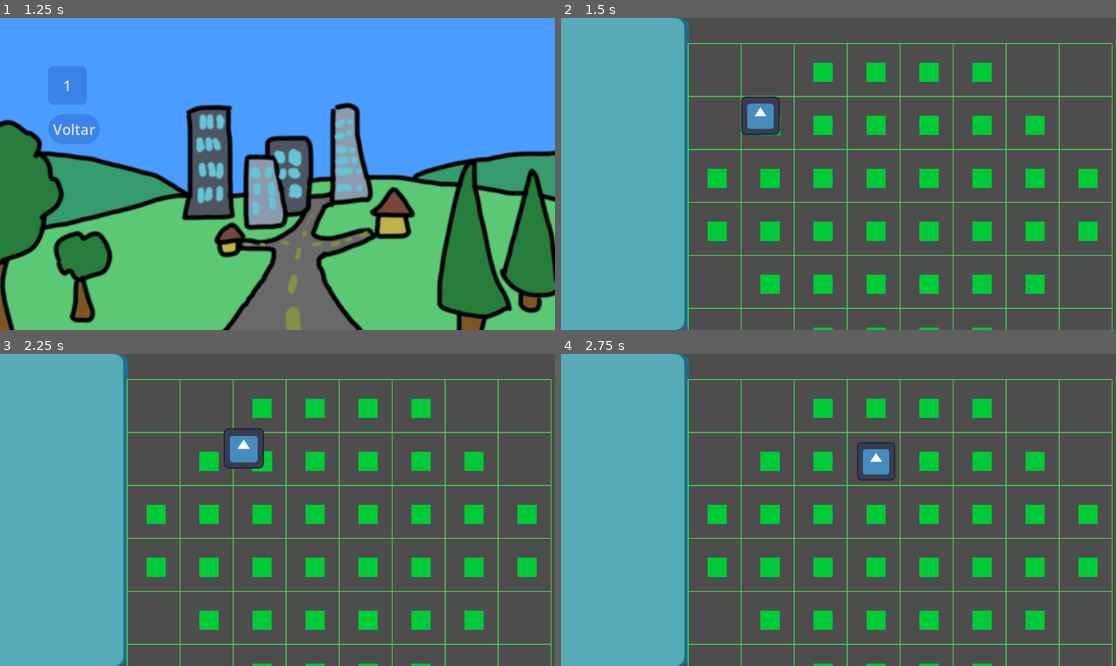
Above: before the commit, frames 1-4 (two rows, left to right).
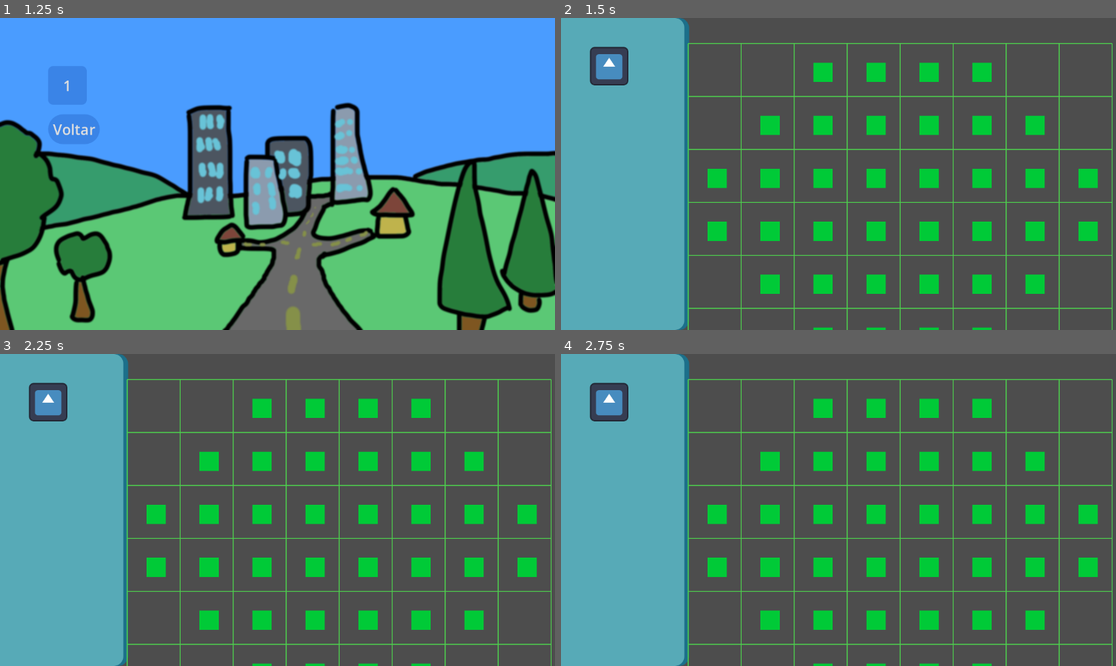
Above: after the commit, the same moments.

Repository: Thales3006/urban-flow
Game: Godot game, scene res://scenes/main_menu.tscn
The game is run twice, just before and just after one commit, with the same random seed, the same clock (stepped at 60 frames per second) and the same inputs. The engine's default icon, where the game draws it, is replaced by a stand-in: a white triangle on a blue panel in a dark square.
Inputs (mouse positions are in pixels of both pictures, inside the frame that each line leads up to):
- Up to frame 1 (1.25 s): click (277, 161) at 0.5 s
- Up to frame 2 (1.5 s): click "1" at 1.25 s
- Up to frame 3 (2.25 s): tap Enter at 2 s; drag from (199, 450) to (333, 441) at 2.02 s
- Up to frame 4 (2.75 s): no input

Frame 1 is identical in both runs. In frame 2, 1.5% of the frame differs, in the area x 5-40%, y 9-38%; in frame 3, 1.5%, in the area x 5-50%, y 9-38%; in frame 4, 1.4%.

Commit message:
fix: fixed building wrong location

Diff:
--- a/global.gd
+++ b/global.gd
@@ -1,4 +1,11 @@
 extends Node
 
+const resource_path: String = "res://resources/"
+const levels_path: String = "res://resources/levels/"
+const main_menu_scene_path: String = "res://scenes/main_menu.tscn"
+const level_selector_scene_path: String = "res://scenes/level_scene.tscn"
+const level_scene_path: String = "res://scenes/level_scene/level.tscn"
+
 var current_level_path: String
+var level: LevelData
 var is_dragging: bool = false
--- a/resources/levels/level1.tres
+++ b/resources/levels/level1.tres
@@ -1,6 +1,6 @@
 [gd_resource type="Resource" script_class="LevelData" load_steps=2 format=3 uid="uid://fpq5cb6n8grw"]
 
-[ext_resource type="Script" uid="uid://b2di8yjhlf3sq" path="res://scenes/scripts/level_data.gd" id="1_a2b3c"]
+[ext_resource type="Script" uid="uid://b2di8yjhlf3sq" path="res://scenes/level_data.gd" id="1_a2b3c"]
 
 [resource]
 script = ExtResource("1_a2b3c")
--- a/scenes/scripts/level_menu.gd
+++ b/scenes/level_menu.gd
@@ -10,7 +10,7 @@
 
 	for file_name in dir.get_files():
 		if file_name.ends_with(".tres"):
-			var level_data: LevelData = load("res://resources/levels/" + file_name)
+			var level_data: LevelData = load(global.levels_path + file_name)
 
 			var button := Button.new()
 			button.text = level_data.level_name if level_data else file_name.get_basename()
@@ -20,8 +20,13 @@
 			grid.add_child(button)
 
 func _on_level_selected(file_name: String):
-	global.current_level_path = "res://resources/levels/" + file_name
-	get_tree().change_scene_to_file("res://scenes/level.tscn")
+	global.current_level_path = global.levels_path + file_name
+	global.level = null
+	global.level = load(global.current_level_path) as LevelData
+	if not global.level:
+		push_error("Failed to load level: " + global.current_level_path)
+		return
+	get_tree().change_scene_to_file(global.level_scene_path)
 
 func _on_button_pressed() -> void:
-	get_tree().change_scene_to_file("res://scenes/main_menu.tscn")
+	get_tree().change_scene_to_file(global.main_menu_scene_path)
--- a/scenes/level_menu.tscn
+++ b/scenes/level_menu.tscn
@@ -1,6 +1,6 @@
 [gd_scene load_steps=8 format=3 uid="uid://b3w5uxwdno12l"]
 
-[ext_resource type="Script" uid="uid://dm20d5dlamab4" path="res://scenes/scripts/level_menu.gd" id="1_g3bd0"]
+[ext_resource type="Script" uid="uid://dm20d5dlamab4" path="res://scenes/level_menu.gd" id="1_g3bd0"]
 [ext_resource type="Theme" uid="uid://cnkxw3hufjeor" path="res://styles/ui_theme.tres" id="1_pssaq"]
 [ext_resource type="Texture2D" uid="uid://7204v5bw8psn" path="res://resources/background.png" id="2_krrsl"]
 [ext_resource type="StyleBox" uid="uid://ddrw3s1md0lmm" path="res://styles/button_level.tres" id="4_7obll"]
--- a/scenes/building.gd
+++ b/scenes/level_scene/building.gd
@@ -1,7 +1,7 @@
 extends Node2D
 class_name Building
 
-const building = preload("res://scenes/building.tscn")
+const building = preload("res://scenes/level_scene/building.tscn")
 
 var mouse_in: bool = false
 var dragging: bool = false
@@ -10,7 +10,7 @@
 
 static func create(pos: Vector2) -> Building:
 	var new_building: Building = building.instantiate()
-	new_building.global_position = pos
+	new_building.position = pos
 	new_building.initialPos = pos
 	return new_building
 
@@ -32,16 +32,10 @@
 		elif not event.pressed and dragging:
 			dragging = false
 			global.is_dragging = false
-			print("MINHA POS: ")
-			print(self.global_position)
 
 			var tween = get_tree().create_tween()
-
 			var closest_cell = get_closest_overlapping_cell()
-			print(closest_cell)
 			if closest_cell:
-				print("TARGET CELL: ")
-				print(self.global_position)
 				tween.tween_property(self, "global_position", closest_cell.global_position, 0.2).set_ease(Tween.EASE_OUT)
 			else:
 				tween.tween_property(self, "global_position", initialPos, 0.2).set_ease(Tween.EASE_OUT)
@@ -65,17 +59,17 @@
 	return closest_cell
 
 func _on_area_2d_body_entered(body) -> void:
-	body.scale = Vector2(1.05,1.05)
+	get_tree().create_tween().tween_property(body, "scale", Vector2(1.05,1.1), 0.2).set_ease(Tween.EASE_OUT)
 
 func _on_area_2d_body_exited(body) -> void:
-	body.scale = Vector2(1.0,1.0)
+	get_tree().create_tween().tween_property(body, "scale", Vector2(1,1), 0.2).set_ease(Tween.EASE_OUT)
 
 func _on_area_2d_mouse_entered() -> void:
 	if not global.is_dragging:
 		mouse_in = true
-		scale = Vector2(1.05,1.05)
+		get_tree().create_tween().tween_property(self, "scale", Vector2(1.05,1.05), 0.05).set_ease(Tween.EASE_OUT)
 
 func _on_area_2d_mouse_exited() -> void:
 	if not global.is_dragging:
 		mouse_in = false
-		scale = Vector2(1,1)
+		get_tree().create_tween().tween_property(self, "scale", Vector2(1,1), 0.05).set_ease(Tween.EASE_OUT)
--- a/scenes/building.tscn
+++ b/scenes/level_scene/building.tscn
@@ -1,17 +1,17 @@
 [gd_scene load_steps=4 format=3 uid="uid://beqaxe1jj2r4m"]
 
-[ext_resource type="Texture2D" uid="uid://dd6tqsywkpi5w" path="res://resources/icons/icon.svg" id="1_n8bkc"]
-[ext_resource type="Script" uid="uid://b6gc8q1a2dt1l" path="res://scenes/building.gd" id="1_uvy8r"]
+[ext_resource type="Script" uid="uid://b6gc8q1a2dt1l" path="res://scenes/level_scene/building.gd" id="1_rc8dk"]
+[ext_resource type="Texture2D" uid="uid://dd6tqsywkpi5w" path="res://resources/icons/icon.svg" id="2_2jaqi"]
 
 [sub_resource type="RectangleShape2D" id="RectangleShape2D_uvy8r"]
 size = Vector2(123, 120.5)
 
 [node name="Building" type="Node2D"]
-script = ExtResource("1_uvy8r")
+script = ExtResource("1_rc8dk")
 
 [node name="Sprite2D" type="Sprite2D" parent="."]
 scale = Vector2(0.6238607, 0.6227105)
-texture = ExtResource("1_n8bkc")
+texture = ExtResource("2_2jaqi")
 
 [node name="Area2D" type="Area2D" parent="."]
 
--- a/scenes/cell.gd
+++ b/scenes/level_scene/cell.gd
@@ -1,7 +1,7 @@
 extends StaticBody2D
 class_name Cell
 
-const cell = preload("res://scenes/cell.tscn")
+const cell = preload("res://scenes/level_scene/cell.tscn")
 
 func _ready() -> void:
 	pass
--- a/scenes/cell.tscn
+++ b/scenes/level_scene/cell.tscn
@@ -1,12 +1,12 @@
 [gd_scene load_steps=3 format=3 uid="uid://brfm4g7iqxnge"]
 
-[ext_resource type="Script" uid="uid://c0v0cis5d448r" path="res://scenes/cell.gd" id="1_upbjj"]
+[ext_resource type="Script" uid="uid://c0v0cis5d448r" path="res://scenes/level_scene/cell.gd" id="1_yngal"]
 
 [sub_resource type="RectangleShape2D" id="RectangleShape2D_6ngbm"]
 size = Vector2(40, 40)
 
 [node name="Cell" type="StaticBody2D" groups=["dropable"]]
-script = ExtResource("1_upbjj")
+script = ExtResource("1_yngal")
 
 [node name="CollisionShape2D" type="CollisionShape2D" parent="."]
 shape = SubResource("RectangleShape2D_6ngbm")
--- a/scenes/scripts/grid.gd
+++ b/scenes/level_scene/grid.gd
@@ -1,24 +1,19 @@
 extends Node2D
-
-var level: LevelData
 
 var cell_size: int = 100
 const inset: int = 10
-var max_size = 600
-
+var main_scene: Control
+var level: LevelData
 var cell_instances = []
 
-func _ready():
-	level = load(global.current_level_path) as LevelData
-	if not level:
-		push_error("Failed to load level: " + global.current_level_path)
-		return
+func _ready() -> void:
+	level = global.level
 	create_cells()
-	add_child(Building.create(Vector2(100,100)))
 
 func _draw():
+	if not level:
+		return
 	draw_grid_lines()
-
 
 func draw_grid_lines():
 	for x in range(level.grid_width + 1):
--- /dev/null
+++ b/scenes/level_scene/level.gd
@@ -0,0 +1,4 @@
+extends Control
+
+func _ready():
+	add_child(Building.create(Vector2(100,100)))
--- a/scenes/level.tscn
+++ b/scenes/level_scene/level.tscn
@@ -1,6 +1,7 @@
-[gd_scene load_steps=3 format=3 uid="uid://b304p5vhgs1gb"]
+[gd_scene load_steps=4 format=3 uid="uid://b304p5vhgs1gb"]
 
-[ext_resource type="Script" uid="uid://cnt2rf14173pp" path="res://scenes/scripts/grid.gd" id="1_2q6dc"]
+[ext_resource type="Script" uid="uid://cnt2rf14173pp" path="res://scenes/level_scene/level.gd" id="1_3dm31"]
+[ext_resource type="Script" uid="uid://5bd777agpxud" path="res://scenes/level_scene/grid.gd" id="2_ojrb8"]
 
 [sub_resource type="StyleBoxFlat" id="StyleBoxFlat_7u6i3"]
 content_margin_left = 20.0
@@ -21,6 +22,7 @@
 grow_horizontal = 2
 grow_vertical = 2
 mouse_filter = 2
+script = ExtResource("1_3dm31")
 
 [node name="Panel" type="Panel" parent="."]
 layout_mode = 1
@@ -35,4 +37,4 @@
 
 [node name="Grid" type="Node2D" parent="."]
 position = Vector2(314, 103)
-script = ExtResource("1_2q6dc")
+script = ExtResource("2_ojrb8")
--- a/scenes/main_menu.tscn
+++ b/scenes/main_menu.tscn
@@ -1,6 +1,6 @@
 [gd_scene load_steps=9 format=3 uid="uid://c88bdx63kuuua"]
 
-[ext_resource type="Script" uid="uid://drthi7t5k8jmm" path="res://scenes/scripts/main_menu.gd" id="1_bqqt6"]
+[ext_resource type="Script" uid="uid://drthi7t5k8jmm" path="res://scenes/main_menu.gd" id="1_bqqt6"]
 [ext_resource type="Texture2D" uid="uid://7204v5bw8psn" path="res://resources/background.png" id="2_wu84c"]
 [ext_resource type="Theme" uid="uid://cnkxw3hufjeor" path="res://styles/ui_theme.tres" id="3_8ln24"]
 [ext_resource type="Texture2D" uid="uid://1wh7iku8u006" path="res://resources/icons/play-circle-outline-rounded.svg" id="4_rtw2f"]
Renamed: scenes/scripts/level_data.gd -> scenes/level_data.gd
Renamed: scenes/scripts/level_data.gd.uid -> scenes/level_data.gd.uid
Renamed: scenes/scripts/level_menu.gd.uid -> scenes/level_menu.gd.uid
Renamed: scenes/building.gd.uid -> scenes/level_scene/building.gd.uid
Renamed: scenes/cell.gd.uid -> scenes/level_scene/cell.gd.uid
Not shown, added: scenes/level_scene/grid.gd.uid
Renamed: scenes/scripts/grid.gd.uid -> scenes/level_scene/level.gd.uid
Renamed: scenes/scripts/main_menu.gd -> scenes/main_menu.gd
Renamed: scenes/scripts/main_menu.gd.uid -> scenes/main_menu.gd.uid
